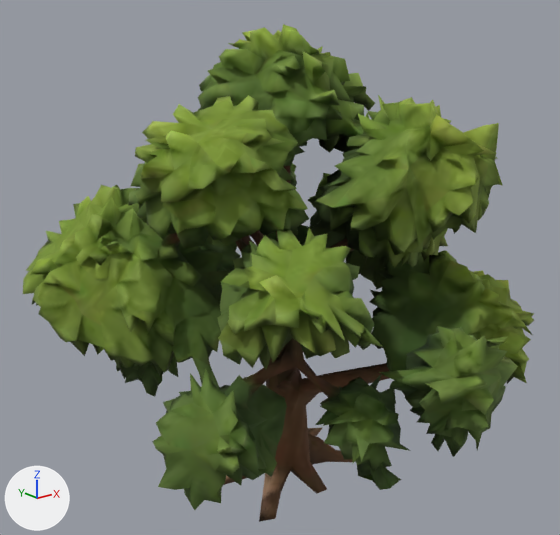
A saved change to the glTF model public/models/props/tree-oak.glb.
Before and after are seen from a 50 mm lens placed at (-0.918, -1.106, 0.448), pointed at (-0.02, 0.016, -0.001). Every picture has the same lights, and +X, +Y and +Z are marked at lower left. The picture after the commit comes second. Where no turn or scale is listed for an object, it has been applied to the vertices. Vertices at exactly the same position are counted once.

Objects in the first picture: 'tripo_node_d25cdbcb-1df1-46a8-9afc-cd8851824bd0'.
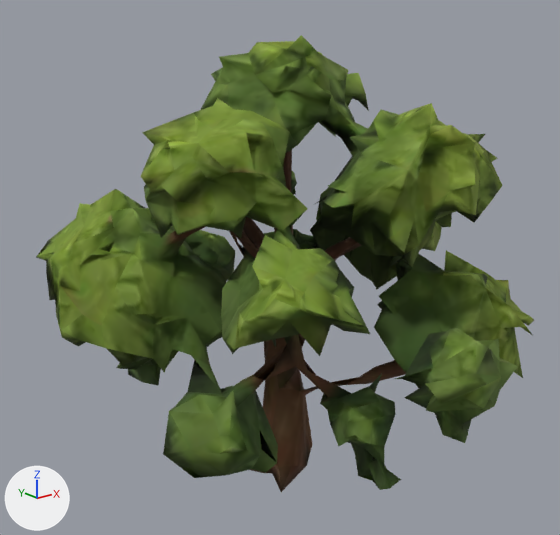
Where the newer file only moved an object's origin or applied its transform, the numbers keep the older frame.

What the commit changed:
me_tripo_mesh_d25cdbcb_1df1_46a8_9afc_cd8851824bd0 is used by ob_tripo_node_d25cdbcb_1df1_46a8_9afc_cd8851824bd0; location (0.0, 0.0, 0.0).
me_tripo_mesh_d25cdbcb_1df1_46a8_9afc_cd8851824bd0 had 5449 vertices, 11131 faces and spanned x -0.448..0.448, y -0.5..0.5, z -0.448..0.448.
me_tripo_mesh_d25cdbcb_1df1_46a8_9afc_cd8851824bd0 now has 1885 vertices, 3965 faces and spans x -0.424..0.43, y -0.498..0.492, z -0.447..0.43.
me_tripo_mesh_d25cdbcb_1df1_46a8_9afc_cd8851824bd0 part 1: 3564 vertices removed from x -0.448..0.448, y -0.5..0.5, z -0.448..0.448.

Where the change shows, as pixel boxes [x1, y1, x2, y2] in the pictures (560 x 535 px):
'tripo_node_d25cdbcb-1df1-46a8-9afc-cd8851824bd0', reshaped (8% shorter): before [23, 24, 534, 522]; after [36, 35, 534, 492]
part 1 of me_tripo_mesh_d25cdbcb_1df1_46a8_9afc_cd8851824bd0, deleted (green): before [23, 24, 534, 522]
